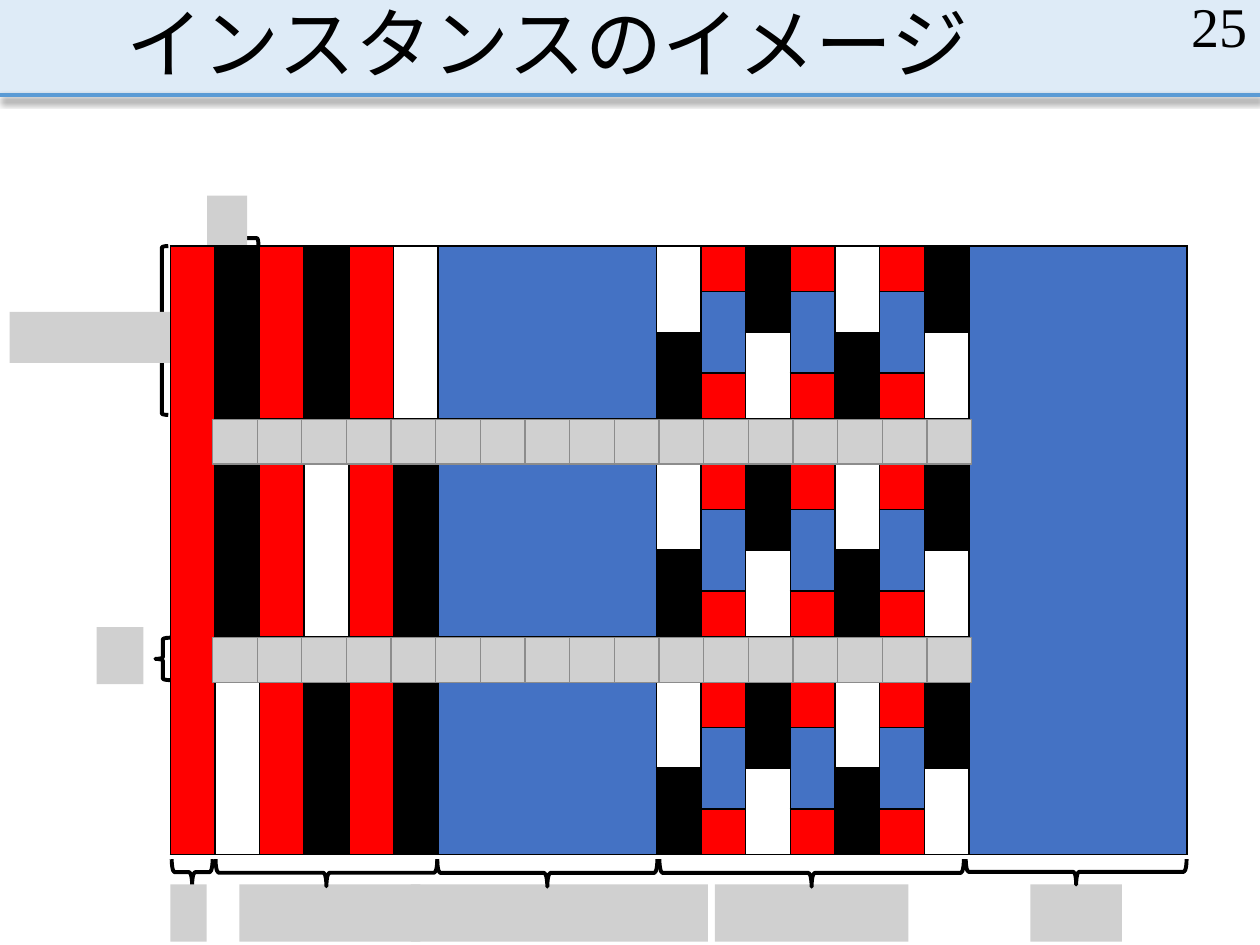
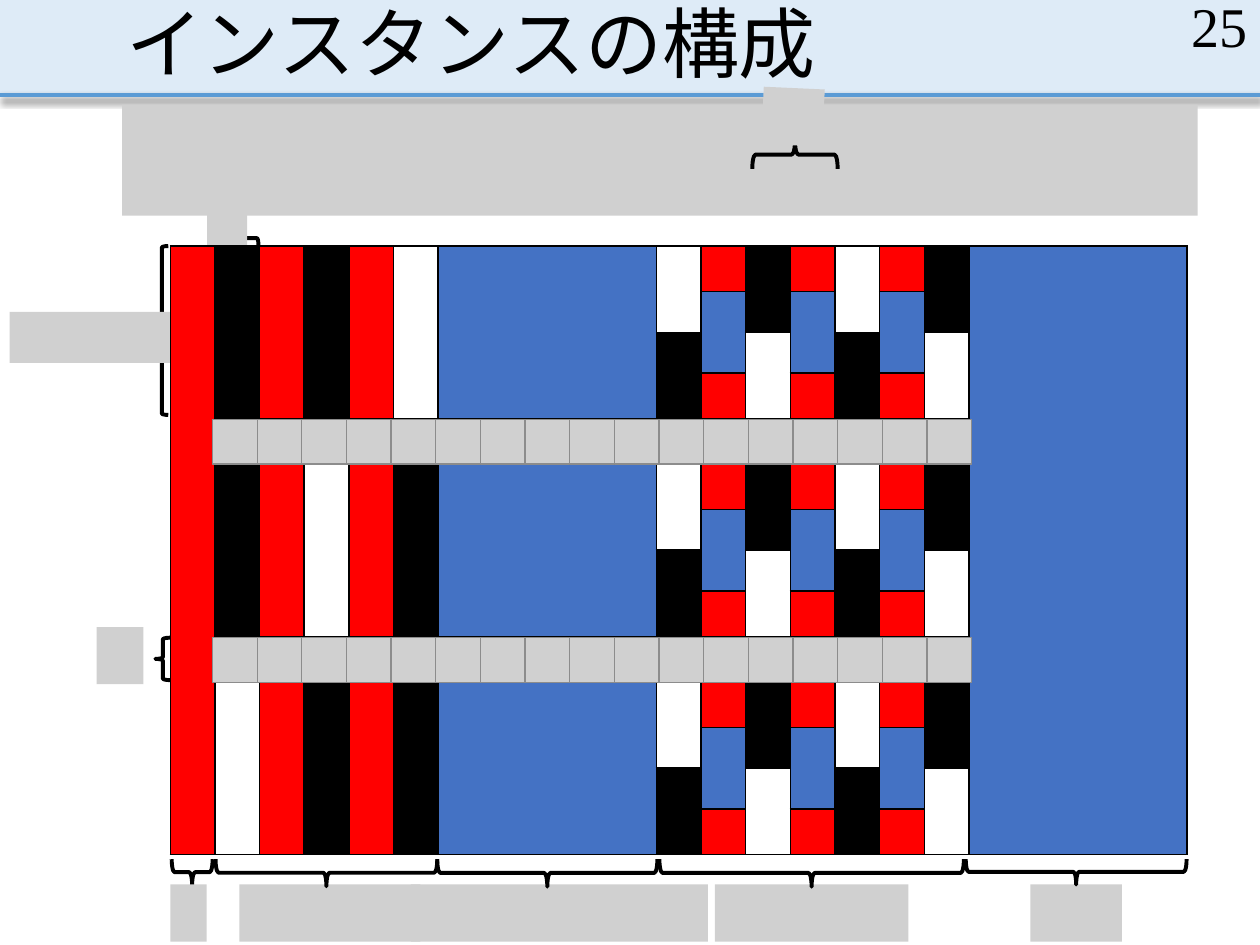
Before and after one commit to MasayaOda/SR, a slide deck: slide 25 of 190513oda.pptx. Drawn at 1260x945 pixels with LibreOffice and Linux fonts; fonts in the diff are those of the drawing; grey boxes stand for pictures. Boxes give left, top, right and bottom in pixels: in the first picture for what was removed or moved away, otherwise in the second. Text is boxed around its words. In the diff, an @@ line names an element or a change of style, - is before the commit and + after.

```diff
--- a/190513oda.pptx
+++ b/190513oda.pptx
@@ title at (126,7,816,79): text changed @@
-インスタンスのイメージ
+インスタンスの構成
@@ picture added at (761,87,824,146) @@
@@ picture added at (122,105,1198,215) @@
@@ left brace added at (753,140,839,169), outline #000000 2.25 pt @@
```
Also in this commit, not shown: 11 other slides changed.
